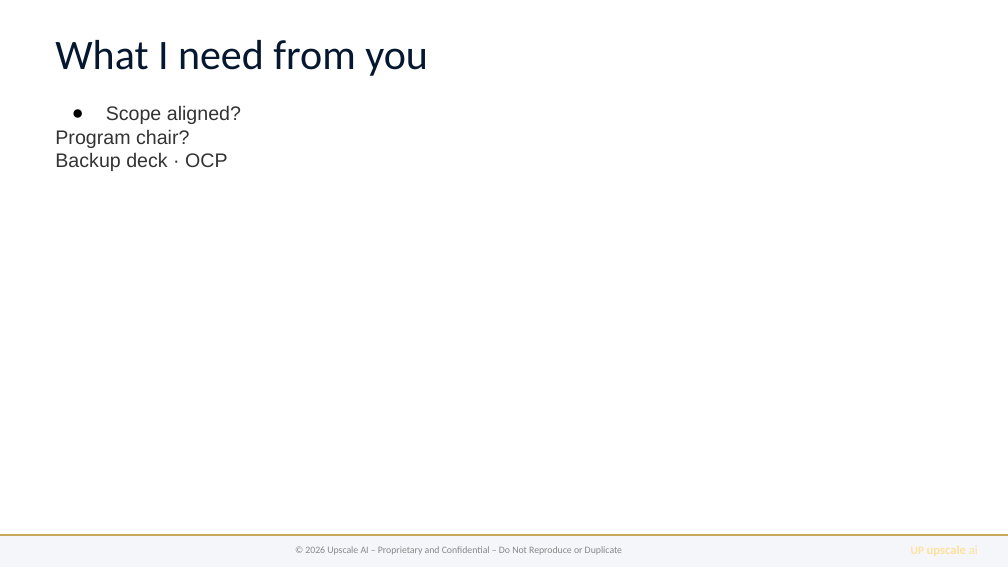
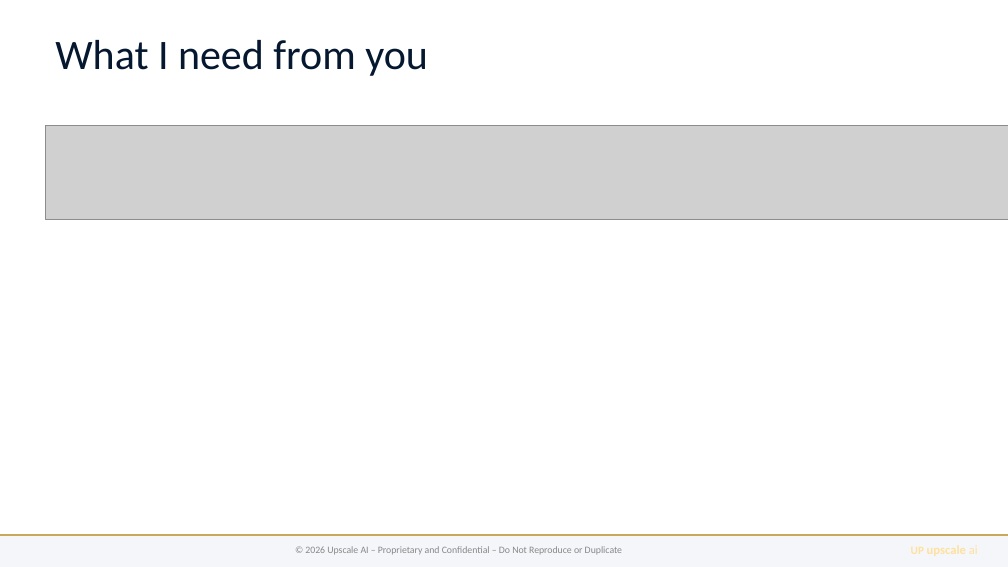
Before and after one commit to upscale-ai-network/agent-template, a slide deck: slide 5 of dt100/manager-arch-vision-a3.pptx. Drawn at 1008x567 pixels with LibreOffice and Linux fonts; fonts in the diff are those of the drawing; grey boxes stand for pictures. Boxes give left, top, right and bottom in pixels: in the first picture for what was removed or moved away, otherwise in the second. Text is boxed around its words. In the diff, an @@ line names an element or a change of style, - is before the commit and + after.

```diff
--- a/dt100/manager-arch-vision-a3.pptx
+++ b/dt100/manager-arch-vision-a3.pptx
@@ text removed at [55,105,241,171] @@
-● Scope aligned?
-Program chair?
-Backup deck · OCP
@@ picture added at [45,126,1008,220] @@
```
Also in this commit, not shown: 4 other slides changed, 22 other files.
